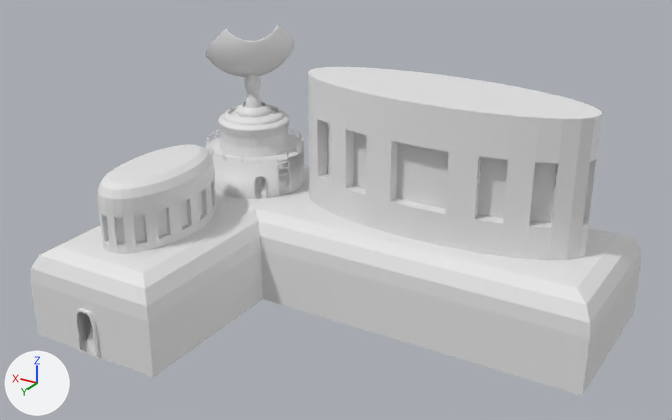
The FBX model Assets/map/admin.fbx, before and after one commit.
The view is the same before and after, from a camera (50 mm lens) standing at (-49.8, 51.4, 38.6) and looking at (-14.4, -7.6, 9.1). The lights are fixed; the arrows at lower left show +X, +Y and +Z. Where no turn or scale is listed for an object, it has been applied to the vertices. Vertices at the same position are counted once.
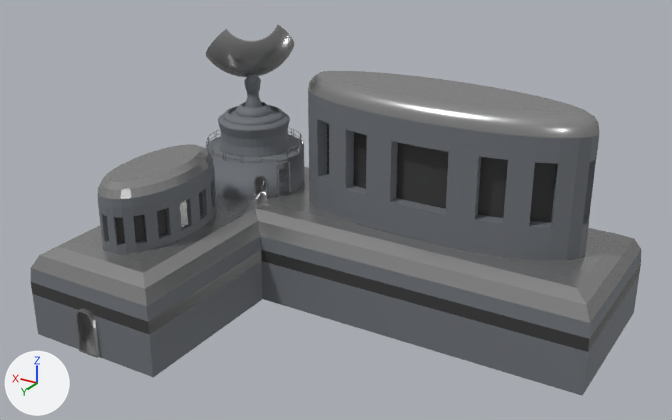
Boxes (x1, y1, x2, y2) around the edits, measured in the pictures (672 x 420 px):
'Cube.001', reshaped: before (31, 67, 641, 396); after (31, 71, 641, 396)
'Cylinder.038', recoloured: (75, 308, 100, 358) in both
part 1 of me_cylinder_048, recoloured (white to grey): (207, 74, 305, 199) in both
part 2 of me_cylinder_048, recoloured: (206, 128, 303, 199) in both
part 3 of me_cylinder_048, recoloured: (206, 24, 294, 77) in both
part 4 of me_cube_007, built on: before (308, 67, 602, 141); after (31, 71, 641, 396)
part 5 of me_cube_007, recoloured: (31, 92, 641, 339) in both
part 6 of me_cube_007, recoloured (grey to black): (106, 123, 557, 243) in both
part 7 of me_cube_007, recoloured (white to grey): (31, 144, 641, 323) in both

What changed in the scene script:
```text
Add mat_material_013:
    mat_material_013 = principled_material('Material.013')
    mat_material_013.base_color = (0.18, 0.193, 0.213)  # grey #767a7f
    mat_material_013.metallic = 0.24
    mat_material_013.roughness = 0.744
Add mat_black_glass:
    mat_black_glass = principled_material('black_glass')
    mat_black_glass.base_color = (0.0469, 0.0469, 0.0469)  # black #3d3d3d
    mat_black_glass.roughness = 0.256
Add mat_metal:
    mat_metal = principled_material('metal')
    mat_metal.base_color = (0.346, 0.346, 0.346)  # grey #9f9f9f
    mat_metal.metallic = 0.687
    mat_metal.roughness = 0.26
Change me_cylinder_049:
    where me_cylinder_049.from_pydata(...)  # 188 vertices, 166 faces; spans x -1.48..0.53, y -1.89..0.24, z -1.96..2.04
    add me_cylinder_049.materials.append(mat_metal)  # grey #9f9f9f
Change me_cylinder_048:
    where me_cylinder_048.from_pydata(...)  # 6704 vertices, 6380 faces; spans x -4.6..4.7, y -4.8..4.6, z -1.8..13.4
    used by ob_cylinder_037; location = (-0.78, -15.54, 7.95)
    me_cylinder_048 part 1: 961 of the faces centred in x -4.6..4.6, y -4.6..4.6, z 0.0..8.5 switch from no material to mat_material_013 (grey #767a7f)
    me_cylinder_048 part 2: 3108 of the faces centred in x -4.6..4.5, y -4.5..4.5, z -1.8..2.5 switch from no material to mat_metal (grey #9f9f9f)
    me_cylinder_048 part 3: 2310 of the faces centred in x -2.9..4.6, y -4.7..2.9, z 8.1..13.3 switch from no material to mat_metal (grey #9f9f9f)
Change me_cube_007:
    used by ob_cube_001; location = (0.0, 0.0, 0.0)
    remove me_cube_007.from_pydata(...)  # 716 vertices, 654 faces; spans x -35.4..6.3, y -23.0..6.3, z -1.6..17.8
    add me_cube_007.from_pydata(...)  # 852 vertices, 790 faces; spans x -35.4..6.3, y -23.0..6.3, z -1.6..17.8
    me_cube_007 part 4: 32 vertices removed from x -32.5..-7.0, y -20.0..-11.3, z 17.8; 168 vertices added at x -35.4..6.3, y -23.0..6.3, z 2.2..17.8
    me_cube_007 part 5: 425 faces spanning x -35.4..6.3, y -23.0..6.3, z -1.6..16.1 switch from no material to mat_material_013 (grey #767a7f)
    me_cube_007 part 6: 64 faces spanning x -31.5..2.9, y -18.9..2.9, z 7.0..14.4 switch from no material to mat_black_glass (black #3d3d3d)
    me_cube_007 part 7: 124 faces spanning x -35.3..6.2, y -22.9..6.2, z 4.5..12.0 switch from no material to mat_metal (grey #9f9f9f)
```
